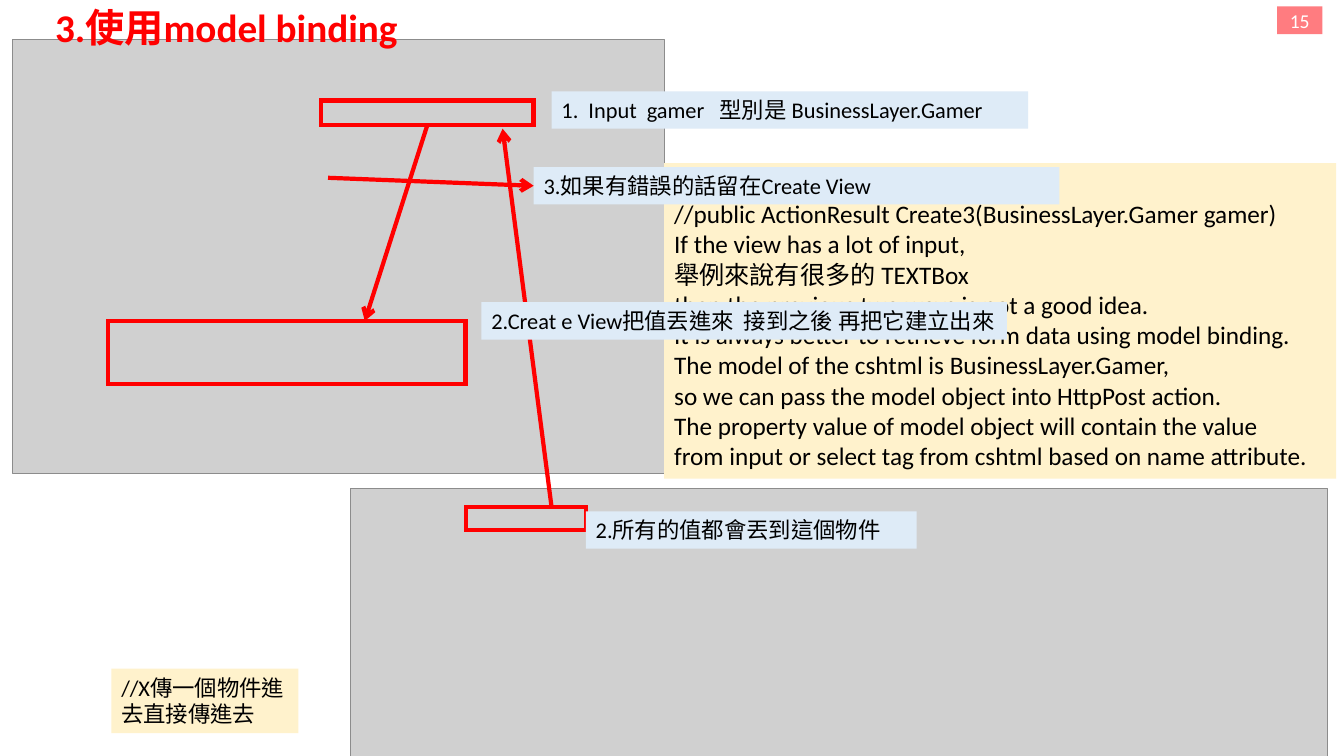
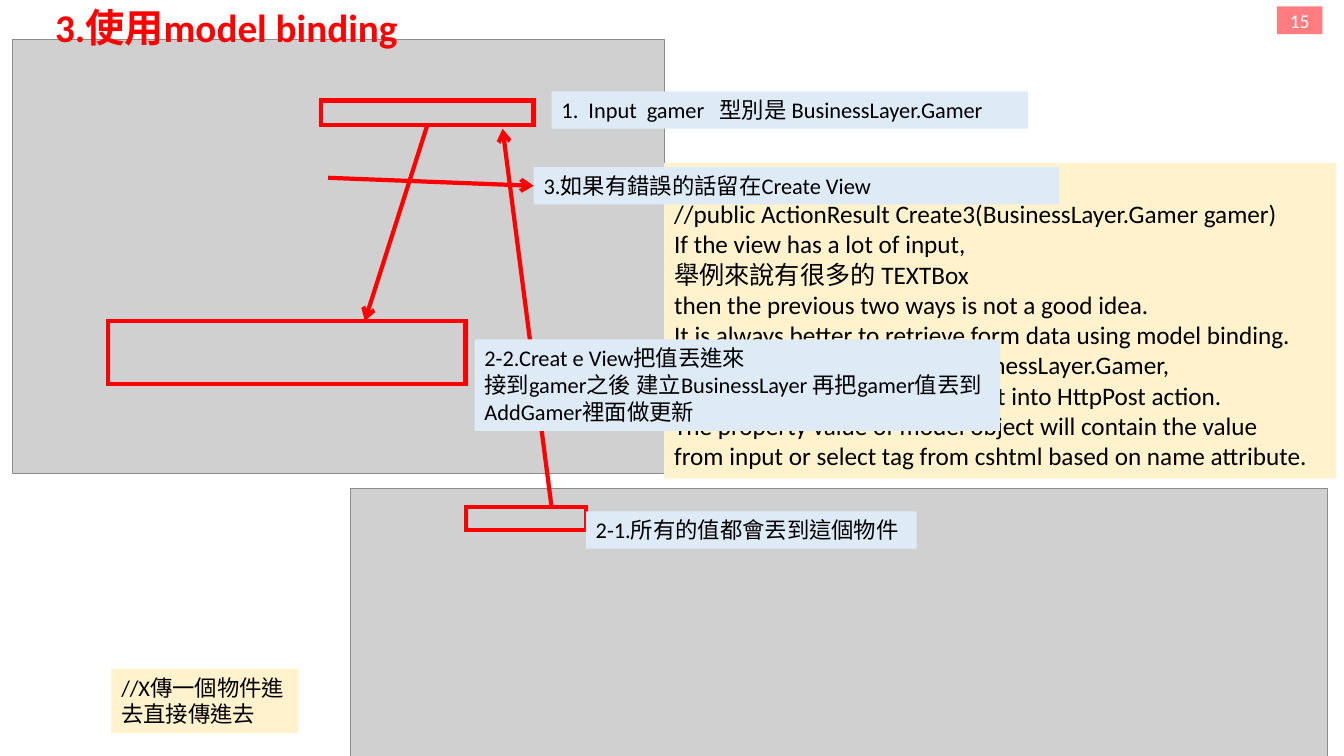
Before and after one commit to f85084/MVC, a slide deck: slide 14 of 筆記.pptx (slide 15 before the commit). Drawn at 1344x756 pixels with LibreOffice and Linux fonts; fonts in the diff are those of the drawing; grey boxes stand for pictures. Boxes give left, top, right and bottom in pixels: in the first picture for what was removed or moved away, otherwise in the second. Text is boxed around its words. In the diff, an @@ line names an element or a change of style, - is before the commit and + after.

```diff
--- a/筆記.pptx
+++ b/筆記.pptx
@@ rectangle "2-2.Creat e View把值丟進來": place and size @@
-rectangle "2-2.Creat e View把值丟進來" at <box>482,302,1008,340</box>
+rectangle "2-2.Creat e View把值丟進來" at <box>475,340,1001,432</box>
@@ text in rectangle at <box>484,347,982,397</box>: text changed @@
-2.Creat e View把值丟進來 接到之後 再把它建立出來
+2-2.Creat e View把值丟進來
+接到gamer之後 建立BusinessLayer 再把gamer值丟到AddGamer裡面做更新
@@ text in rectangle at <box>596,519,899,540</box>: text changed @@
-2.所有的值都會丟到這個物件
+2-1.所有的值都會丟到這個物件
```
Also in this commit, not shown: 16 other slides changed, 2 slides added, 1 slide removed, 18 other files.
